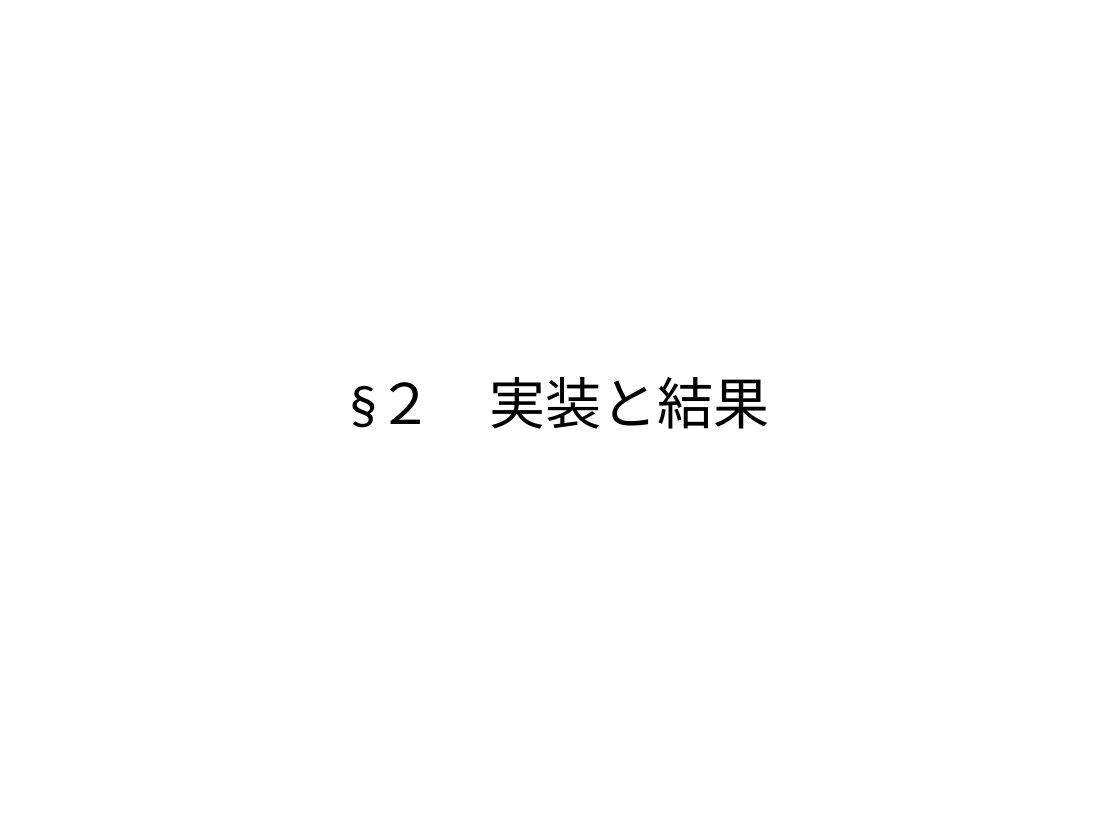
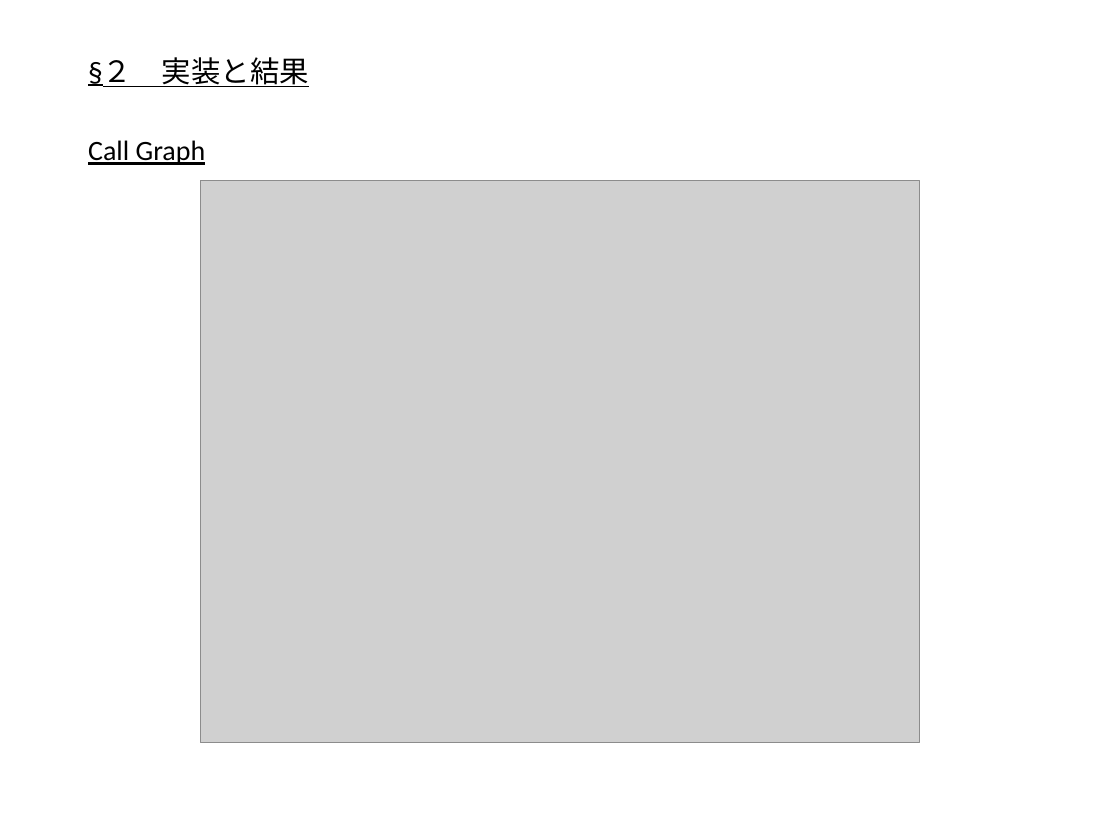
Before and after one commit to outk/graduate_thesis, a slide deck: slide 39 of 量子状態トモグラフィー.pptx (slide 36 before the commit). Drawn at 1120x840 pixels with LibreOffice and Linux fonts; fonts in the diff are those of the drawing; grey boxes stand for pictures. Boxes give left, top, right and bottom in pixels: in the first picture for what was removed or moved away, otherwise in the second. Text is boxed around its words. In the diff, an @@ line names an element or a change of style, - is before the commit and + after.

```diff
--- a/量子状態トモグラフィー.pptx
+++ b/量子状態トモグラフィー.pptx
@@ title "§２ 実装と結果": place and size @@
-title "§２ 実装と結果" at (349, 377, 769, 429)
+title "§２ 実装と結果" at (77, 50, 1043, 94)
@@ title "§２ 実装と結果" at (77, 50, 1043, 94): size 36 to 18.9 pt, underline on; alignment centre to left; vertical alignment bottom to middle; outline none to #FFFFFF 0.75 pt @@
@@ text added at (88, 140, 206, 165), 18 pt, text #000000, underline @@
+Call Graph
@@ picture added at (200, 180, 920, 743) @@
```
Also in this commit, not shown: 7 other slides changed, 3 slides added, 2 slides removed, 2 other files.
